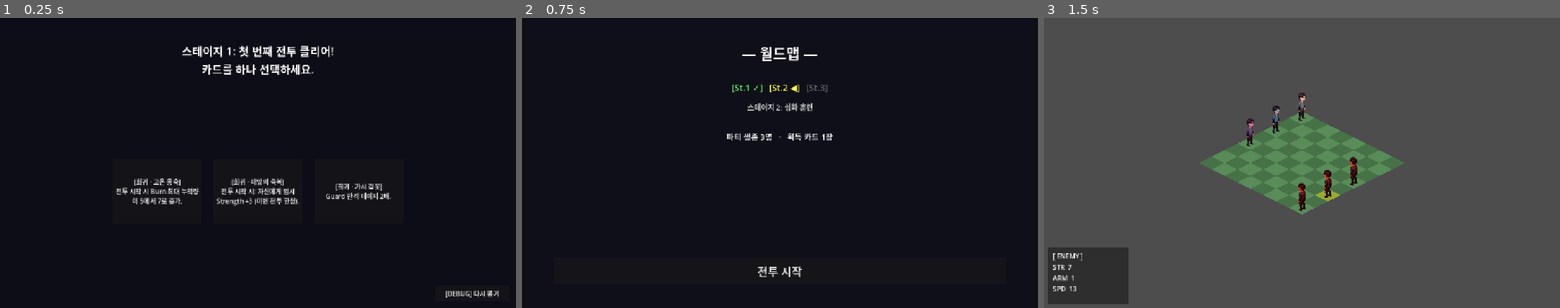
Above: before the commit, frames 1-3 (left to right).
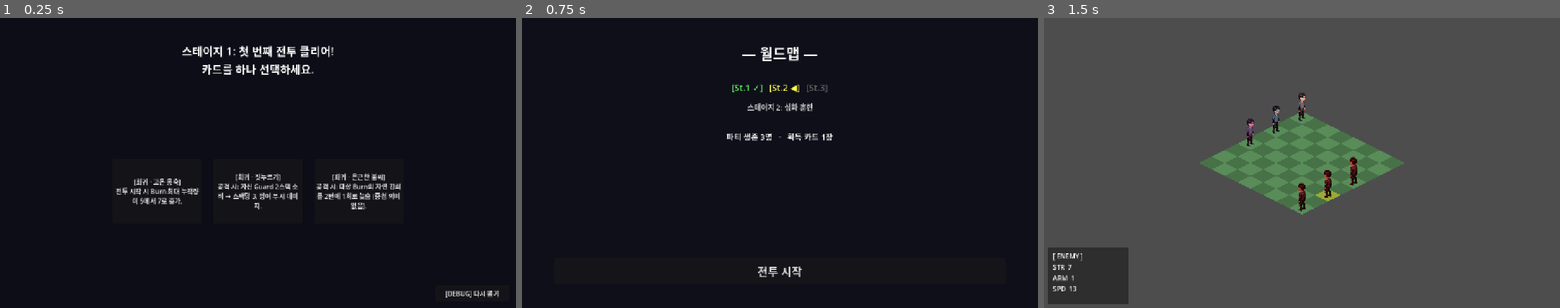
Above: after the commit, the same moments.

Repository: Booldon/iso-srpg
Game: Godot game, scene res://scenes/world/boon_screen.tscn
The game is run twice, just before and just after one commit, with the same random seed, the same clock (stepped at 60 frames per second) and the same inputs. This scene is started directly instead of the project's main scene.
Inputs:
- Up to frame 1 (0.25 s): no input
- Up to frame 2 (0.75 s): click "[희귀 · 고온 응축] 전투 시작 시 Burn 최대 …" at 0.5 s
- Up to frame 3 (1.5 s): click "전투 시작" at 1.25 s

The runs differ from the first frame. In frame 1, 1.7% of the frame differs, in the area x 42-78%, y 53-67%; in frame 2, nothing differs; in frame 3, nothing differs.

Commit message:
feat(step:5/earth): Guard G2 — consume payoff (Crush, Cataclysm, Awakening, Fracture, Center of Gravity)
was:  Guard stacks could only be accumulated (G1) — no way to spend them for a
      bigger payoff, mirroring where Fire stood before its detonation slice
now:  Crush/Cataclysm consume the attacker's own Guard for armor-ignoring burst
      damage (Cataclysm consumes all, Epic, requires Crush); Awakening of Earth
      converts any Guard consumption into permanent AMR; Fracture permanently
      shreds the target's AMR by the attacker's (post-consumption) Guard count;
      Center of Gravity boosts outgoing damage +20% while Guard >= 4

ref:  card_data.gd — on_attack_consume_guard_self, on_attack_consume_all_guard_self,
      on_attack_guard_burst_per_stack, on_guard_consumed_gain_armor,
      on_attack_armor_shred_by_guard, on_guard_threshold_dmg_bonus(_min)
      card_effects.gd — apply_on_attack() stages [5][6], new get_outgoing_multiplier()
      grid_manager.gd — _resolve_full_attack() combines incoming x outgoing dmg_mult

Diff:
--- /dev/null
+++ b/data/cards/card_awakening_of_earth.tres
@@ -0,0 +1,12 @@
+[gd_resource type="Resource" script_class="CardData" format=3 uid="uid://earth_awaken0001"]
+
+[ext_resource type="Script" path="res://scripts/data/card_data.gd" id="1_card"]
+
+[resource]
+script = ExtResource("1_card")
+id = "awakening_of_earth"
+title = "흙의 각성"
+description = "자신의 Guard가 소비될 때마다, 소비량만큼 영구 AMR 획득 (이번 전투 한정)."
+element = 3
+tier = 1
+on_guard_consumed_gain_armor = 1
--- /dev/null
+++ b/data/cards/card_cataclysm.tres
@@ -0,0 +1,14 @@
+[gd_resource type="Resource" script_class="CardData" format=3 uid="uid://earth_catac0001"]
+
+[ext_resource type="Script" path="res://scripts/data/card_data.gd" id="1_card"]
+
+[resource]
+script = ExtResource("1_card")
+id = "cataclysm"
+title = "대격변"
+description = "공격 시: 자신 Guard 전량 소비 → 스택당 6, 방어 무시 데미지."
+element = 3
+tier = 2
+prerequisite_card_ids = ["crush"]
+on_attack_consume_all_guard_self = true
+on_attack_guard_burst_per_stack = 6
--- /dev/null
+++ b/data/cards/card_center_of_gravity.tres
@@ -0,0 +1,13 @@
+[gd_resource type="Resource" script_class="CardData" format=3 uid="uid://earth_cog000001"]
+
+[ext_resource type="Script" path="res://scripts/data/card_data.gd" id="1_card"]
+
+[resource]
+script = ExtResource("1_card")
+id = "center_of_gravity"
+title = "무게중심"
+description = "자신 Guard 4 이상일 때: 공격 데미지 +20%."
+element = 3
+tier = 1
+on_guard_threshold_dmg_bonus = 0.2
+on_guard_threshold_dmg_bonus_min = 4
--- /dev/null
+++ b/data/cards/card_crush.tres
@@ -0,0 +1,13 @@
+[gd_resource type="Resource" script_class="CardData" format=3 uid="uid://earth_crush0001"]
+
+[ext_resource type="Script" path="res://scripts/data/card_data.gd" id="1_card"]
+
+[resource]
+script = ExtResource("1_card")
+id = "crush"
+title = "짓누르기"
+description = "공격 시: 자신 Guard 2스택 소비 → 스택당 3, 방어 무시 데미지."
+element = 3
+tier = 1
+on_attack_consume_guard_self = 2
+on_attack_guard_burst_per_stack = 3
--- /dev/null
+++ b/data/cards/card_fracture.tres
@@ -0,0 +1,12 @@
+[gd_resource type="Resource" script_class="CardData" format=3 uid="uid://earth_fractu0001"]
+
+[ext_resource type="Script" path="res://scripts/data/card_data.gd" id="1_card"]
+
+[resource]
+script = ExtResource("1_card")
+id = "fracture"
+title = "균열"
+description = "공격 시: 대상의 AMR을 자신의 현재 Guard 스택 수만큼 영구 차감."
+element = 3
+tier = 1
+on_attack_armor_shred_by_guard = true
--- a/scripts/battle/card_effects.gd
+++ b/scripts/battle/card_effects.gd
@@ -4,26 +4,21 @@
 const GUARD_COUNTER_PER_STACK: int = 1
 
 
-# attacker의 cards 배열을 순회하며 공격 시(on_attack) 효과를 target에 적용한다.
+# attacker의 cards 배열을 순회하며 공격 시(on_attack) 효과를 target/attacker에 적용한다.
 #
-# 처리 순서 (카드별, [1] → [2]):
+# 처리 순서 (카드별, [1] → [6], 순서 역전 금지):
 #
-# [1] Burn 부여 (Burn 슬라이스 — 기존):
-#   - on_attack_burn > 0:
-#       Kindling 규칙(requires_burning == true)이고 target Burn = 0이면 스킵.
-#       아니면 StatusEffects.add(target, BURN, card.on_attack_burn).
+# [1] Burn 부여 (target의 Burn 스택 증가)
+# [2] Detonation / burst (target의 Burn 소비 → 방어 무시 데미지, F1)
+# [3] F4 틱 수정자 (target.burn_tick_mult_next / burn_decay_slowed 설정)
+# [4] Guard 자가 부여 (attacker 자신의 Guard 스택 증가, G1: Earthen Smite)
+# [5] Guard 소비 버스트 (attacker 자신의 Guard 소비 → target 방어 무시 데미지 + Awakening 트리거, G2)
+# [6] Fracture (attacker의 [5] 소비 이후 잔여 Guard만큼 target AMR 영구 차감, G2)
 #
-# [2] Detonation / burst (F1 슬라이스 — 신규):
-#   a. 게이트: on_attack_min_burn > 0 이고 target Burn < on_attack_min_burn → 이 카드 스킵.
-#   b. 소비: on_attack_consume_all_burn이면 전량, 아니면 on_attack_consume_burn 수만큼.
-#   c. 버스트 = consumed × burst_per_stack + burst_flat.
-#   d. burst > 0이면 target.take_str_damage(burst)  (방어 무시).
-#
-# 적 유닛은 cards == [] 이므로 자동 no-op.
-# 기본값(모두 0/false)인 카드는 [1][2] 양쪽 모두 no-op.
+# 적 유닛은 cards == [] 이므로 자동 no-op. 기본값(모두 0/false)인 카드는 전 단계 no-op.
 #
 # 호출 위치 (grid_manager):
-#   Combat.resolve_attack(attacker, target, hit_armor)
+#   Combat.resolve_attack(attacker, target, hit_armor, dmg_mult)
 #   CardEffects.apply_on_attack(attacker, target)
 #   if not target.is_alive(): _kill_unit(target)
 static func apply_on_attack(attacker: Unit, target: Unit) -> void:
@@ -69,6 +64,45 @@
 	for card: CardData in attacker.cards:
 		if card.on_attack_guard_self > 0:
 			StatusEffects.add(attacker, StatusEffects.Type.GUARD, card.on_attack_guard_self)
+
+	# [5] Guard 소비 버스트 (G2: Crush/Cataclysm) — attacker 자신의 Guard 소비, target에 방어 무시 데미지
+	for card: CardData in attacker.cards:
+		var has_guard_consume := card.on_attack_consume_guard_self > 0 or card.on_attack_consume_all_guard_self
+		if not has_guard_consume:
+			continue
+		var consumed: int = 0
+		if card.on_attack_consume_all_guard_self:
+			consumed = StatusEffects.consume(attacker, StatusEffects.Type.GUARD, StatusEffects.get_stacks(attacker, StatusEffects.Type.GUARD))
+		else:
+			consumed = StatusEffects.consume(attacker, StatusEffects.Type.GUARD, card.on_attack_consume_guard_self)
+		if consumed <= 0:
+			continue
+		var burst: int = consumed * card.on_attack_guard_burst_per_stack
+		if burst > 0:
+			target.take_str_damage(burst)
+		# Awakening of Earth: 이 소비에 반응해 attacker 자신 영구 AMR 획득
+		for c2: CardData in attacker.cards:
+			if c2.on_guard_consumed_gain_armor > 0:
+				attacker.stats.armor += consumed * c2.on_guard_consumed_gain_armor
+
+	# [6] Fracture (G2) — [5] 소비 이후 attacker의 잔여 Guard만큼 target AMR 영구 차감 (소비 없음)
+	for card: CardData in attacker.cards:
+		if card.on_attack_armor_shred_by_guard:
+			var g: int = StatusEffects.get_stacks(attacker, StatusEffects.Type.GUARD)
+			if g > 0:
+				target.stats.armor = maxi(0, target.stats.armor - g)
+
+
+# attacker의 cards에서 on_guard_threshold_dmg_bonus 를 집계해 공격 배율을 반환한다 (G2, Center of
+# Gravity). get_incoming_multiplier()(F2, target측 피해 감소)와 반대 방향 — 이건 attacker측
+# 피해 증폭. 반환값: float (1.0 = 보너스 없음). Combat.resolve_attack(dmg_mult)에 전달.
+static func get_outgoing_multiplier(attacker: Unit) -> float:
+	var mult := 1.0
+	for card: CardData in attacker.cards:
+		if card.on_guard_threshold_dmg_bonus > 0.0:
+			if StatusEffects.get_stacks(attacker, StatusEffects.Type.GUARD) >= card.on_guard_threshold_dmg_bonus_min:
+				mult *= (1.0 + card.on_guard_threshold_dmg_bonus)
+	return mult
 
 
 # target의 cards에서 on_hit_dmg_reduction_burning 을 집계해 피해 배율을 반환한다 (F2).
--- a/scripts/battle/grid_manager.gd
+++ b/scripts/battle/grid_manager.gd
@@ -180,7 +180,8 @@
 
 
 func _resolve_full_attack(attacker: Unit, target: Unit, hit_armor: bool) -> void:
-	var dmg_mult := CardEffects.get_incoming_multiplier(attacker, target)
+	# F2 incoming(target측 피해 감소) × G2 outgoing(attacker측 피해 증폭, Center of Gravity)
+	var dmg_mult := CardEffects.get_incoming_multiplier(attacker, target) * CardEffects.get_outgoing_multiplier(attacker)
 	Combat.resolve_attack(attacker, target, hit_armor, dmg_mult)
 	CardEffects.apply_on_attack(attacker, target)
 	CardEffects.apply_on_hit(attacker, target)
--- a/scripts/battle/guard_smoke_test.gd
+++ b/scripts/battle/guard_smoke_test.gd
@@ -1,4 +1,4 @@
-## 헤드리스 스모크 테스트 — Earth G1 (Guard 기반 슬라이스) 로직 검증
+## 헤드리스 스모크 테스트 — Earth G1+G2 (Guard 기반/소비 슬라이스) 로직 검증
 ## 실행: Godot 에디터 > 이 파일 열기 > 우상단 "실행" 아이콘
 ## 또는 헤드리스: godot --headless --script res://scripts/battle/guard_smoke_test.gd
 ## 테스트 프레임워크(GUT) 없이 print+assert 방식. 실패 시 FAIL 출력.
@@ -33,7 +33,7 @@
 
 
 func _init() -> void:
-	print("\n=== Earth G1 (Guard) Smoke Test ===\n")
+	print("\n=== Earth G1+G2 (Guard) Smoke Test ===\n")
 
 	# ─ 블록 A: Guard 스택 → effective_armor ───────────────────────────────────
 	print("-- A: Guard stacks raise effective_armor --")
@@ -102,6 +102,96 @@
 	CardEffects.apply_on_attack(smite_attacker, smite_target)
 	_check("second attack: Guard accumulates to 2", StatusEffects.get_stacks(smite_attacker, StatusEffects.Type.GUARD) == 2)
 
+	# ─ 블록 G: Crush — attacker 자신의 Guard 소비 → target 방어 무시 버스트 ────
+	print("\n-- G: Crush (on_attack_consume_guard_self) --")
+	var crush_attacker := _make_unit(10, 0)
+	var crush_target := _make_unit(20, 5)
+	StatusEffects.add(crush_attacker, StatusEffects.Type.GUARD, 3)
+	var crush := CardData.new()
+	crush.on_attack_consume_guard_self = 2
+	crush.on_attack_guard_burst_per_stack = 3
+	crush_attacker.cards = [crush]
+	CardEffects.apply_on_attack(crush_attacker, crush_target)
+	_check("Crush consumes 2 of 3: attacker Guard now 1", StatusEffects.get_stacks(crush_attacker, StatusEffects.Type.GUARD) == 1)
+	_check("Crush burst = 2x3=6, armor ignored: target STR 20-6=14", crush_target.stats.strength == 14)
+
+	# ─ 블록 H: 전량 소비 (Cataclysm 패턴) ──────────────────────────────────────
+	print("\n-- H: consume-all (Cataclysm pattern) --")
+	var cat_attacker := _make_unit(10, 0)
+	var cat_target := _make_unit(40, 5)
+	StatusEffects.add(cat_attacker, StatusEffects.Type.GUARD, 5)
+	var cataclysm := CardData.new()
+	cataclysm.on_attack_consume_all_guard_self = true
+	cataclysm.on_attack_guard_burst_per_stack = 6
+	cat_attacker.cards = [cataclysm]
+	CardEffects.apply_on_attack(cat_attacker, cat_target)
+	_check("Cataclysm consumes all 5: attacker Guard now 0", StatusEffects.get_stacks(cat_attacker, StatusEffects.Type.GUARD) == 0)
+	_check("Cataclysm burst = 5x6=30, armor ignored: target STR 40-30=10", cat_target.stats.strength == 10)
+
+	# ─ 블록 I: Awakening of Earth — Guard 소비에 반응해 영구 AMR 획득 ─────────
+	print("\n-- I: Awakening of Earth (on_guard_consumed_gain_armor) --")
+	var awaken_attacker := _make_unit(10, 2)
+	var awaken_target := _make_unit(20, 0)
+	StatusEffects.add(awaken_attacker, StatusEffects.Type.GUARD, 3)
+	var crush2 := CardData.new()
+	crush2.on_attack_consume_guard_self = 2
+	crush2.on_attack_guard_burst_per_stack = 3
+	var awakening := CardData.new()
+	awakening.on_guard_consumed_gain_armor = 1
+	awaken_attacker.cards = [crush2, awakening]
+	CardEffects.apply_on_attack(awaken_attacker, awaken_target)
+	_check("Awakening: 2 consumed x 1 = permanent AMR +2 (base 2 -> 4)", awaken_attacker.stats.armor == 4)
+	_check("Crush burst still applies alongside Awakening: target STR 20-6=14", awaken_target.stats.strength == 14)
+
+	# ─ 블록 J: Fracture — [5] 소비 이후 잔여 Guard로 target AMR 영구 차감 ─────
+	print("\n-- J: Fracture (on_attack_armor_shred_by_guard) --")
+	var fr_attacker := _make_unit(10, 0)
+	var fr_target := _make_unit(20, 8)
+	StatusEffects.add(fr_attacker, StatusEffects.Type.GUARD, 3)
+	var fracture := CardData.new()
+	fracture.on_attack_armor_shred_by_guard = true
+	fr_attacker.cards = [fracture]
+	CardEffects.apply_on_attack(fr_attacker, fr_target)
+	_check("Fracture alone (no consume card): target AMR 8-3=5", fr_target.stats.armor == 5)
+
+	# 순서 규칙: 같은 attacker가 Crush(소비)도 함께 들고 있으면 Fracture는 소비 '이후' 값을 읽는다.
+	var fr2_attacker := _make_unit(10, 0)
+	var fr2_target := _make_unit(30, 8)
+	StatusEffects.add(fr2_attacker, StatusEffects.Type.GUARD, 5)
+	var crush3 := CardData.new()
+	crush3.on_attack_consume_guard_self = 2
+	crush3.on_attack_guard_burst_per_stack = 3
+	var fracture2 := CardData.new()
+	fracture2.on_attack_armor_shred_by_guard = true
+	fr2_attacker.cards = [crush3, fracture2]
+	CardEffects.apply_on_attack(fr2_attacker, fr2_target)
+	_check("order rule: Crush consumes 2 (5->3); Fracture reads POST-consume 3, not pre-consume 5: target AMR 8-3=5", fr2_target.stats.armor == 5)
+	_check("order rule: Crush burst also applied (2x3=6): target STR 30-6=24", fr2_target.stats.strength == 24)
+
+	# ─ 블록 K: Center of Gravity — get_outgoing_multiplier() ─────────────────
+	print("\n-- K: Center of Gravity (get_outgoing_multiplier) --")
+	var cog_attacker := _make_unit(10, 0)
+	var cog := CardData.new()
+	cog.on_guard_threshold_dmg_bonus = 0.2
+	cog.on_guard_threshold_dmg_bonus_min = 4
+	cog_attacker.cards = [cog]
+	StatusEffects.add(cog_attacker, StatusEffects.Type.GUARD, 3)
+	_check("Guard(3) < min(4): outgoing multiplier == 1.0", is_equal_approx(CardEffects.get_outgoing_multiplier(cog_attacker), 1.0))
+	StatusEffects.add(cog_attacker, StatusEffects.Type.GUARD, 1)
+	_check("Guard(4) >= min(4): outgoing multiplier == 1.2", is_equal_approx(CardEffects.get_outgoing_multiplier(cog_attacker), 1.2))
+
+	# 여러 장 보유 시 곱셈 합산 확인
+	var cog_attacker2 := _make_unit(10, 0)
+	var cog2a := CardData.new()
+	cog2a.on_guard_threshold_dmg_bonus = 0.2
+	cog2a.on_guard_threshold_dmg_bonus_min = 4
+	var cog2b := CardData.new()
+	cog2b.on_guard_threshold_dmg_bonus = 0.2
+	cog2b.on_guard_threshold_dmg_bonus_min = 4
+	cog_attacker2.cards = [cog2a, cog2b]
+	StatusEffects.add(cog_attacker2, StatusEffects.Type.GUARD, 4)
+	_check("two Center of Gravity cards stack multiplicatively: 1.2 x 1.2 = 1.44", is_equal_approx(CardEffects.get_outgoing_multiplier(cog_attacker2), 1.44))
+
 	# ─ 최종 결과 ─────────────────────────────────────────────────────────────
 	print("\n=== Result: %d PASS / %d FAIL ===" % [_pass, _fail])
 	if _fail > 0:
--- a/scripts/data/card_data.gd
+++ b/scripts/data/card_data.gd
@@ -117,3 +117,27 @@
 # 이 유닛(피격자)이 보유 시, innate Guard 반격 데미지에 곱할 배수 (Thorn Armor).
 # 여러 장 보유 시 곱셈적으로 합산. 1.0이면 no-op.
 @export var counter_damage_multiplier: float = 1.0
+
+# --- Guard 소비 버스트 (G2 슬라이스 — 구현됨) ---
+# attacker 자신의 Guard 스택을 소비한다 (target의 Burn을 소비하는 detonation과 반대 방향).
+@export var on_attack_consume_guard_self: int = 0        # Crush: 2
+# true면 자신 Guard 전량 소비 (Cataclysm 스타일). true면 on_attack_consume_guard_self는 무시됨.
+@export var on_attack_consume_all_guard_self: bool = false
+# 소비한 Guard 1스택당 방어 무시 STR 데미지. 소비가 없으면(둘 다 0/false) 0 사용.
+@export var on_attack_guard_burst_per_stack: int = 0      # Crush: 3, Cataclysm: 6
+
+# --- Guard 소비 반응 (G2 슬라이스 — 구현됨, Awakening of Earth) ---
+# attacker 자신의 Guard가 (같은 공격 중 다른 카드로) 소비될 때마다, 소비량 × 이 값만큼
+# 영구(이번 전투 한정) AMR을 획득한다. 0이면 no-op.
+@export var on_guard_consumed_gain_armor: int = 0
+
+# --- Guard 기반 영구 AMR 차감 (G2 슬라이스 — 구현됨, Fracture) ---
+# true면 공격 시 target의 AMR을 attacker의 (같은 공격의 Guard 소비 이후) 현재 Guard 스택 수만큼
+# 영구 차감한다 (소비 없음 — 자신의 스택은 그대로 유지).
+@export var on_attack_armor_shred_by_guard: bool = false
+
+# --- Guard 임계 공격력 보너스 (G2 슬라이스 — 구현됨, Center of Gravity) ---
+# attacker 자신의 Guard가 on_guard_threshold_dmg_bonus_min 이상이면 공격 데미지에 곱할 보너스
+# 비율. 0.2 = +20%. 0.0이면 no-op.
+@export var on_guard_threshold_dmg_bonus: float = 0.0
+@export var on_guard_threshold_dmg_bonus_min: int = 4
Not shown, changed: docs/systems/card_system_api.md
